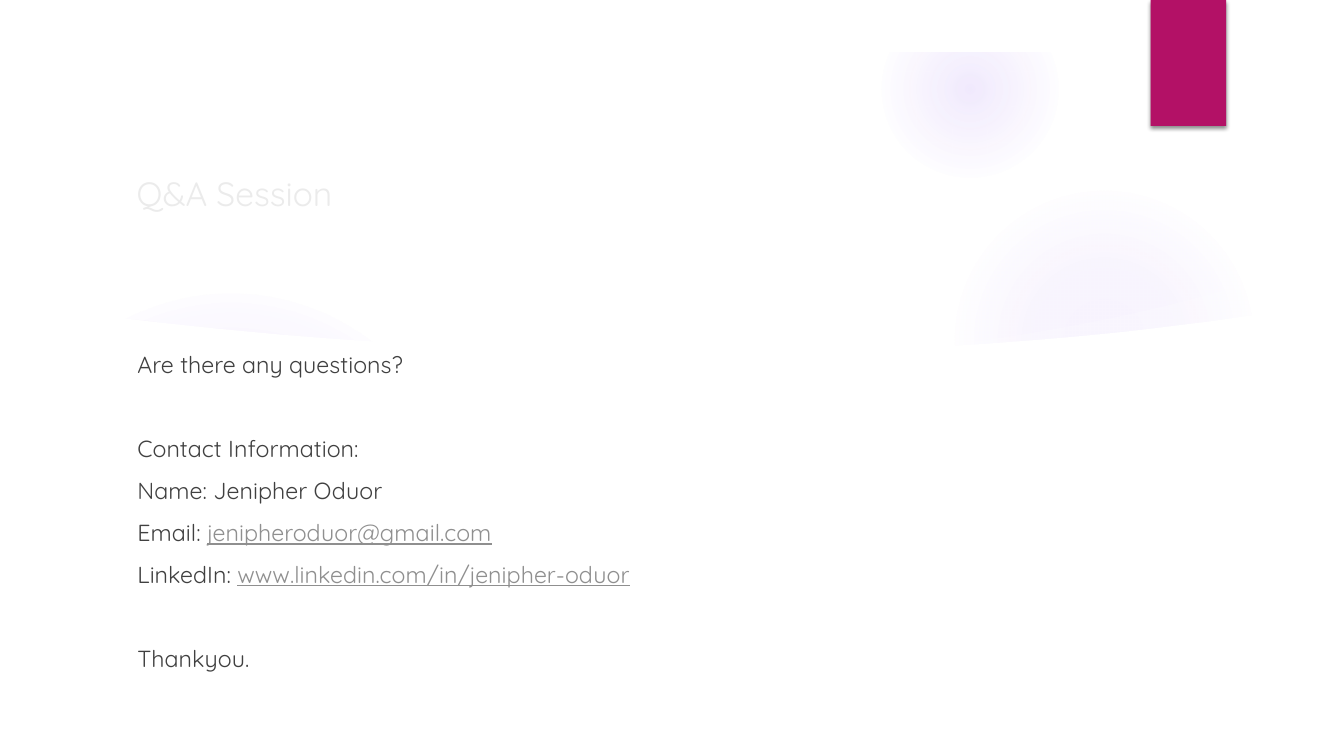
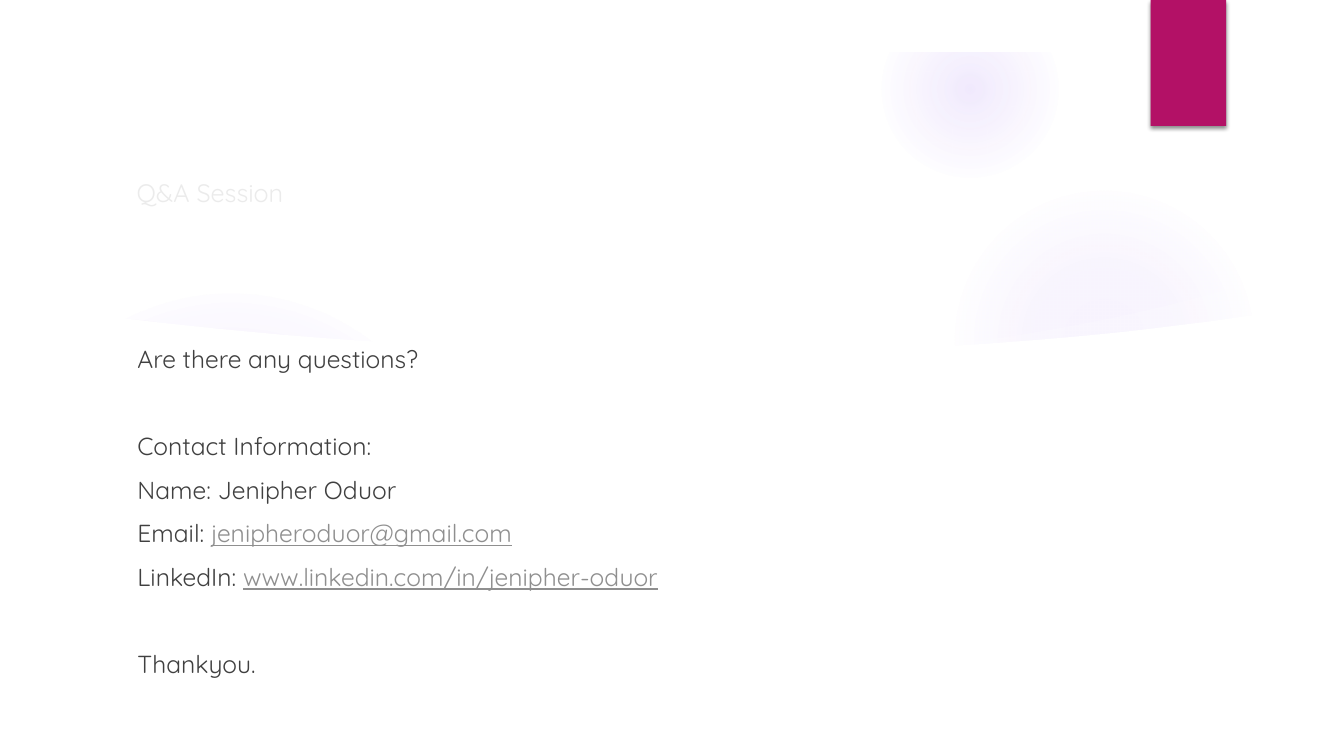
Before and after one commit to JenipherOduor/Project_plane, a slide deck: slide 11 of Aviation Accident Analysis and Recommendations.pptx. Drawn at 1344x756 pixels with LibreOffice and Linux fonts; fonts in the diff are those of the drawing; background and template pictures are left out. Boxes give left, top, right and bottom in pixels: in the first picture for what was removed or moved away, otherwise in the second. Text is boxed around its words. In the diff, an @@ line names an element or a change of style, - is before the commit and + after.

Commit message:
Changes to slides

```diff
--- a/Aviation Accident Analysis and Recommendations.pptx
+++ b/Aviation Accident Analysis and Recommendations.pptx
@@ title "Q&A Session" at [127, 117, 1101, 268]: size 24 to 18 pt @@
@@ text "Are there any questions?" at [137, 350, 658, 678]: size 16.6 to 17.6 pt @@
```
Also in this commit, not shown: 10 other slides changed.
